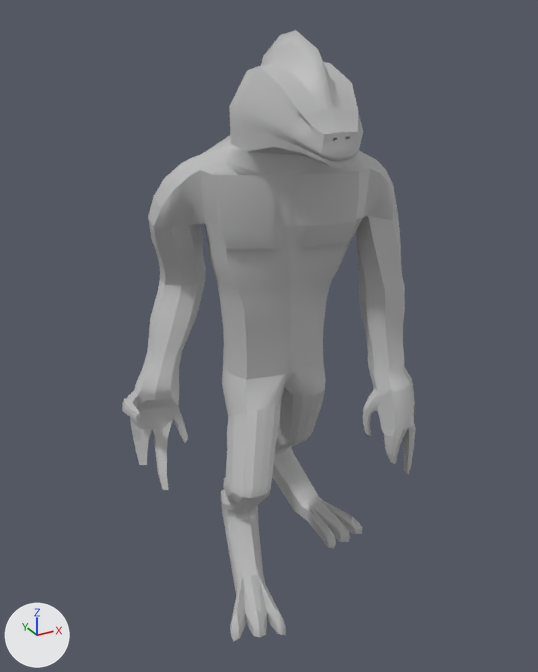
The FBX model FIT3145_Assignment1/Assets/Resources/Models/Characters/troglodyte.fbx, before and after one commit.
Both versions are drawn from a 50 mm lens placed at (-1.077, -1.878, 0.978), pointed at (-0.054, -0.019, 0.049). The axes (+X, +Y, +Z) are drawn at lower left. The lights are the same throughout. Where no turn or scale is listed for an object, it has been applied to the vertices.
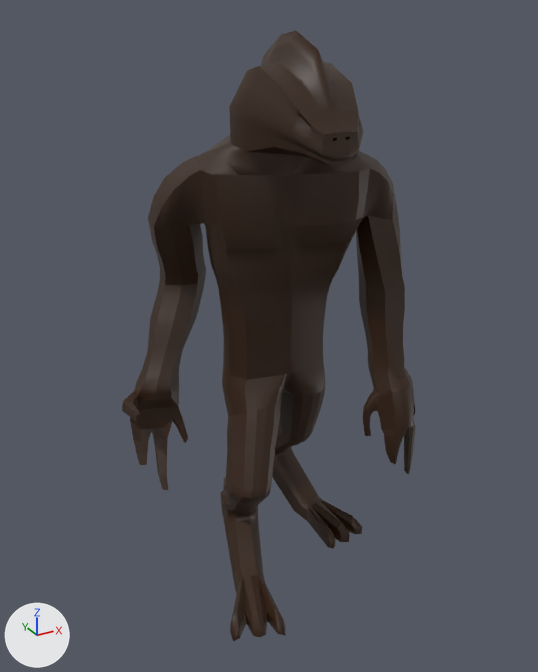
Changed parts and their boxes [x1, y1, x2, y2] in the pictures (538 x 672 px):
'pCube1', surface changed (grey to brown): [122, 30, 416, 642] in both

Diff of the bpy script that builds the scene:
```diff
--- a/FIT3145_Assignment1/Assets/Resources/Models/Characters/troglodyte.fbx.py
+++ b/FIT3145_Assignment1/Assets/Resources/Models/Characters/troglodyte.fbx.py
@@ img_troglodyte_uvmap_png @@
+img_troglodyte_uvmap_png = load_image('Troglodyte_UVmap.png', '../../Textures/Troglodyte_UVmap.png', 1024, 1024, 'sRGB')
@@ mat_lambert2 @@
 mat_lambert2 = principled_material('lambert2')
-mat_lambert2.base_color = (0.5, 0.5, 0.5)  # grey #bcbcbc
+mat_lambert2.texture = img_troglodyte_uvmap_png  # with its transparency
```
